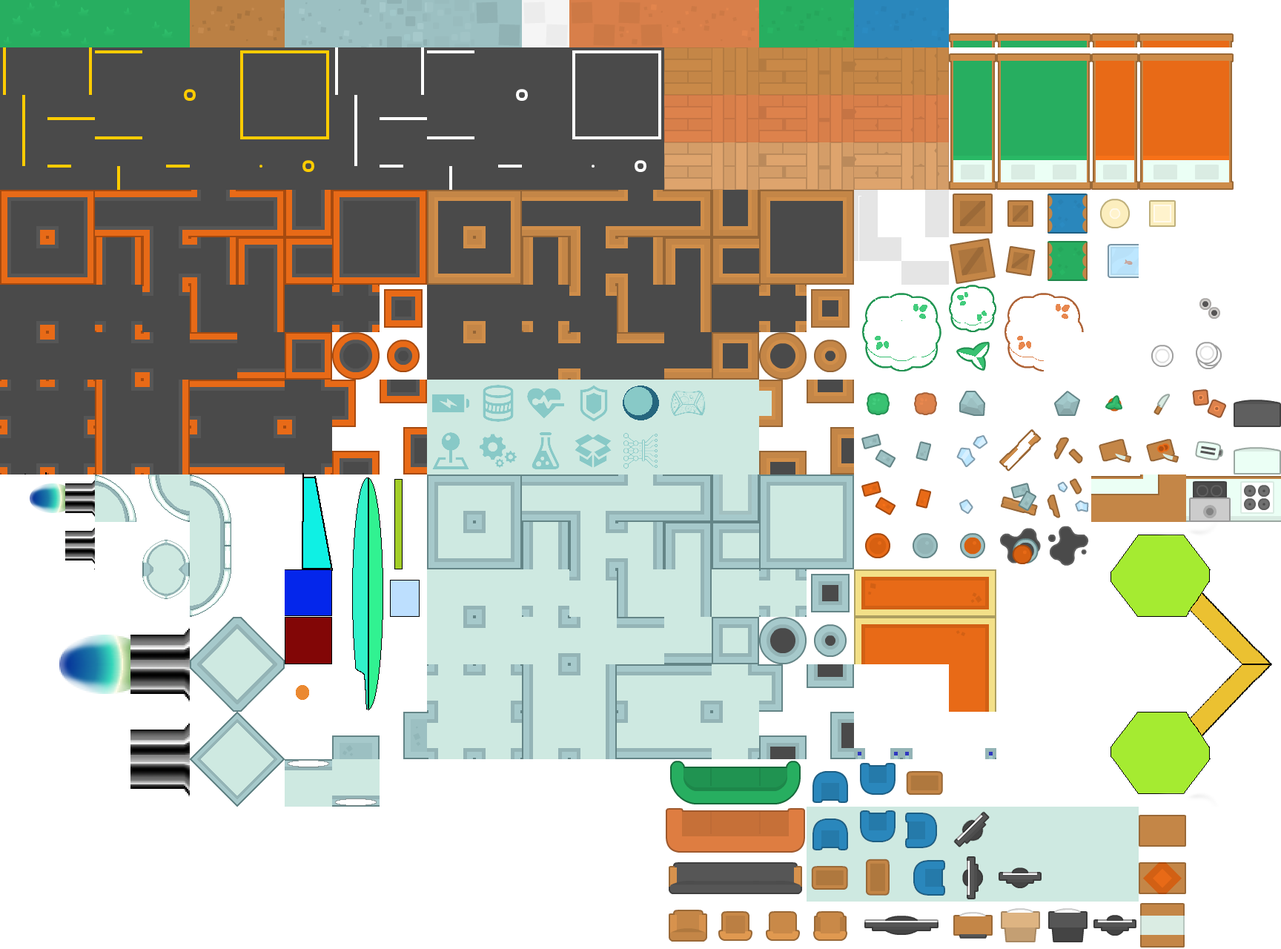
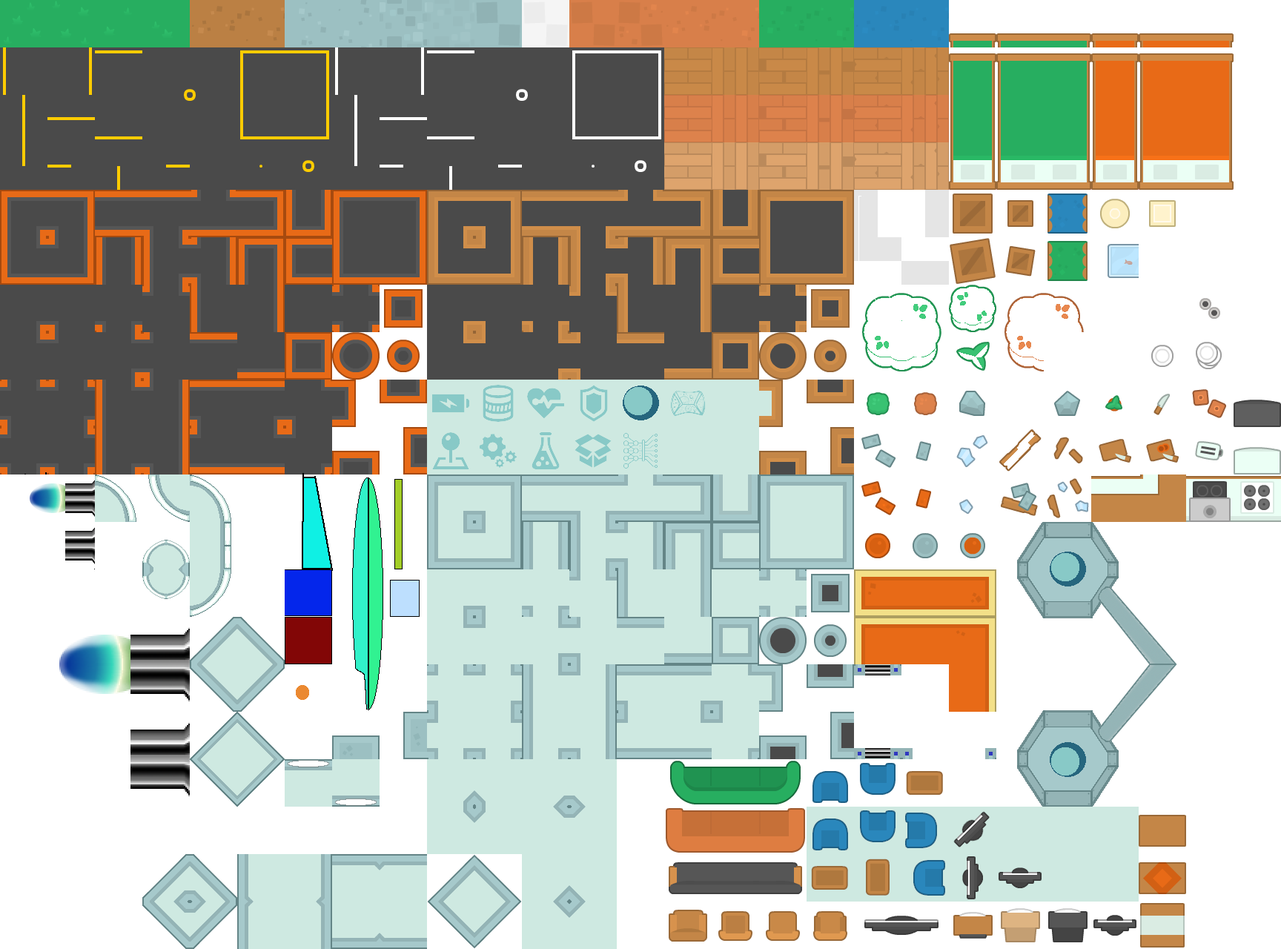
Before/after of a (1281, 949) layered artwork. What changed in the layer stack:
renamed "Attachment1" to "Attachment-Kopie #1", painted on it over [1017, 664, 1273, 807]
renamed "Attachment" to "Attachment-Kopie", painted on it over [1017, 521, 1273, 665]
painted on "tilesheet_complete.png" over [142, 525, 1089, 949]
